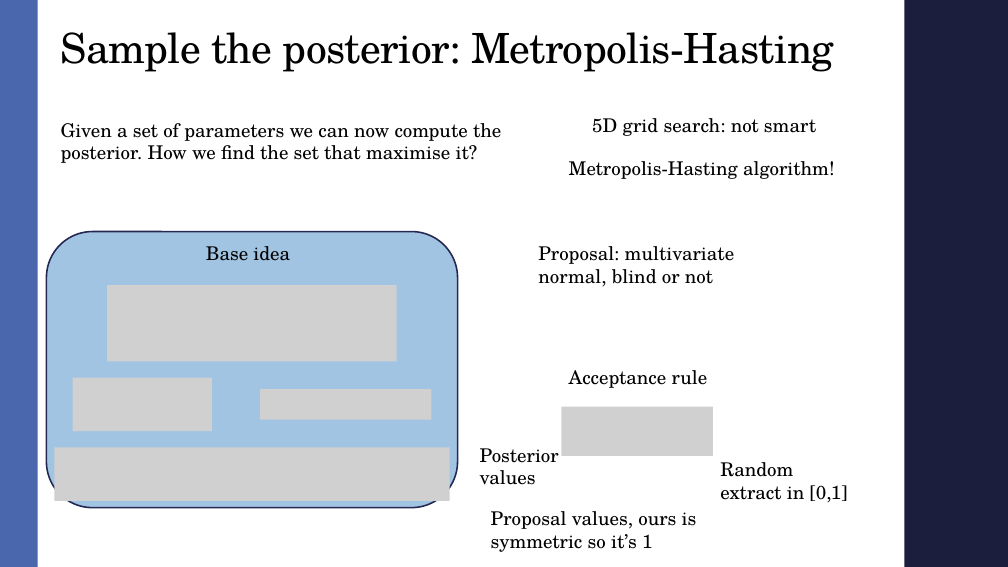
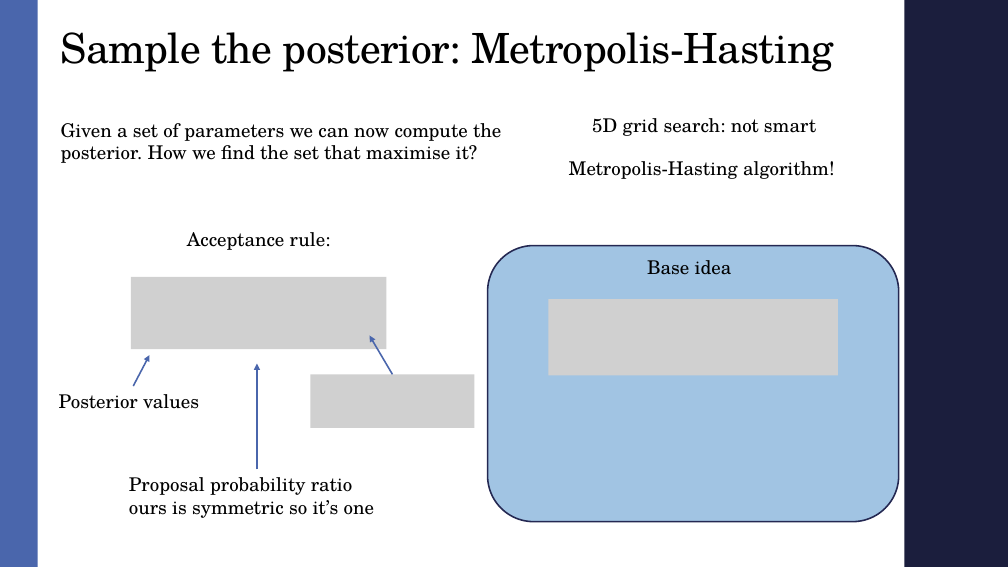
Before and after one commit to AndreaMarcone01/Bayesian_exam, a slide deck: slide 10 of Seminar.pptx (slide 9 before the commit). Drawn at 1008x567 pixels with LibreOffice and Linux fonts; fonts in the diff are those of the drawing; grey boxes stand for pictures; background and template pictures are left out. Boxes give left, top, right and bottom in pixels: in the first picture for what was removed or moved away, otherwise in the second. Text is boxed around its words. In the diff, an @@ line names an element or a change of style, - is before the commit and + after.

```diff
--- a/Seminar.pptx
+++ b/Seminar.pptx
@@ text at [187,232,331,250]: text changed @@
-Acceptance rule
+Acceptance rule:
@@ rounded rectangle: place and size @@
-rounded rectangle at [46,231,457,507]
+rounded rectangle at [488,246,899,522]
@@ text removed at [538,246,735,286] @@
-Proposal: multivariate normal, blind or not
@@ text "Base idea": place and size @@
-text "Base idea" at [206,246,290,261]
+text "Base idea" at [647,260,732,275]
@@ picture: place and size @@
-picture at [107,285,397,361]
+picture at [131,277,386,349]
@@ picture added at [548,299,838,376] @@
@@ arrow added from (133, 386) to (150, 355), #4A66AC 1.5 pt @@
@@ arrow added from (392, 374) to (370, 336), #4A66AC 1.5 pt @@
@@ text "Posterior values" rewrapped from [480,448,559,485] to [59,394,199,409] @@
@@ picture removed at [73,378,212,432] @@
@@ arrow added from (257, 470) to (257, 364), #4A66AC 1.5 pt @@
@@ picture removed at [260,389,431,420] @@
@@ picture added at [311,374,475,428] @@
@@ picture removed at [561,407,713,456] @@
@@ picture removed at [54,448,450,501] @@
@@ text at [129,477,374,518]: text changed @@
-Proposal values, ours is symmetric so it’s 1
+Proposal probability ratio
+ours is symmetric so it’s one
@@ text removed at [720,462,848,502] @@
-Random extract in [0,1]
```
Also in this commit, not shown: 2 other slides changed, 3 slides added, 1 slide removed, 3 other files.
